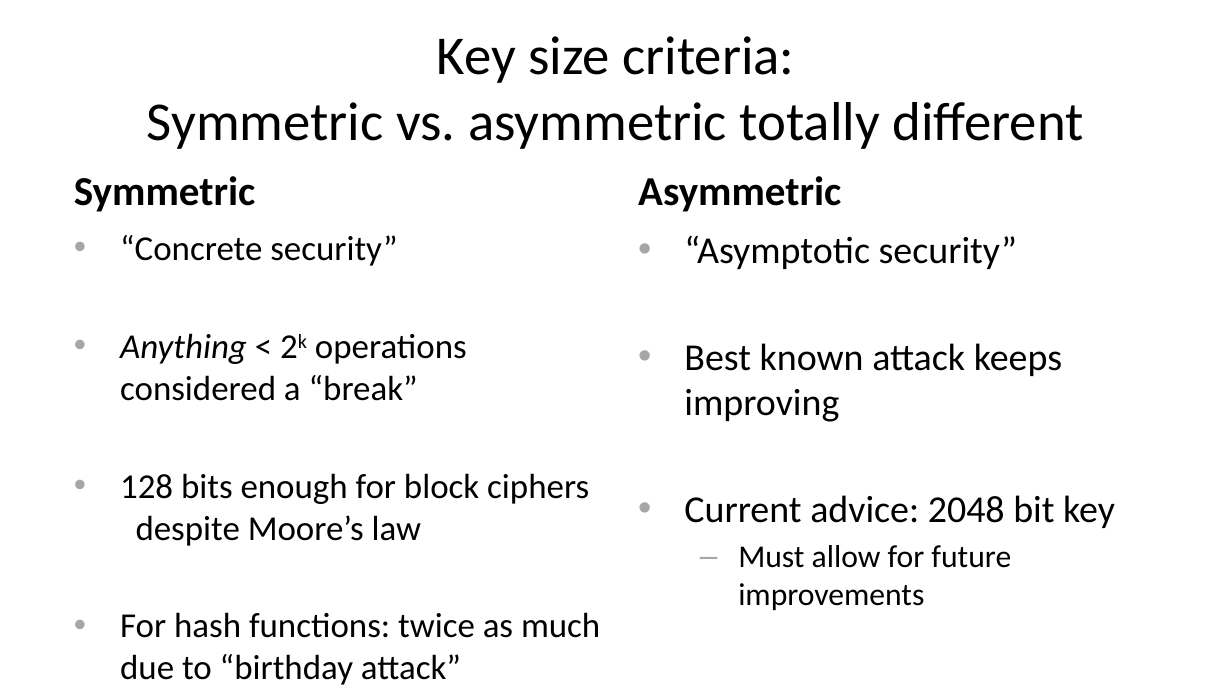
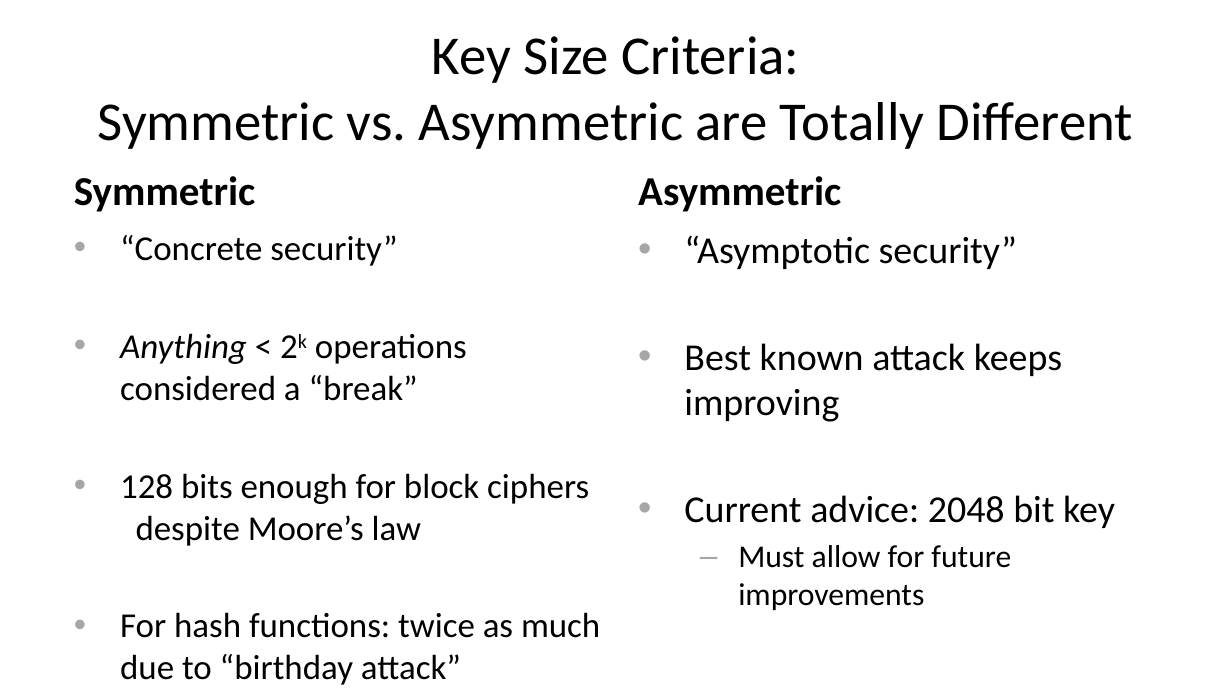
Before and after one commit to noise-lab/security-course, a slide deck: slide 40 of fall2016/lectures/6-PublicKey.pptx (slide 37 before the commit). Drawn at 1232x693 pixels with LibreOffice and Linux fonts; fonts in the diff are those of the drawing. Boxes give left, top, right and bottom in pixels: in the first picture for what was removed or moved away, otherwise in the second. Text is boxed around its words. In the diff, an @@ line names an element or a change of style, - is before the commit and + after.

```diff
--- a/fall2016/lectures/6-PublicKey.pptx
+++ b/fall2016/lectures/6-PublicKey.pptx
@@ title at [98, 36, 1133, 149]: text changed @@
-Key size criteria:
-Symmetric vs. asymmetric totally different
+Key Size Criteria:
+Symmetric vs. Asymmetric are Totally Different
```
Also in this commit, not shown: 31 other slides changed, 5 slides added, 4 slides removed, 1 other file.
